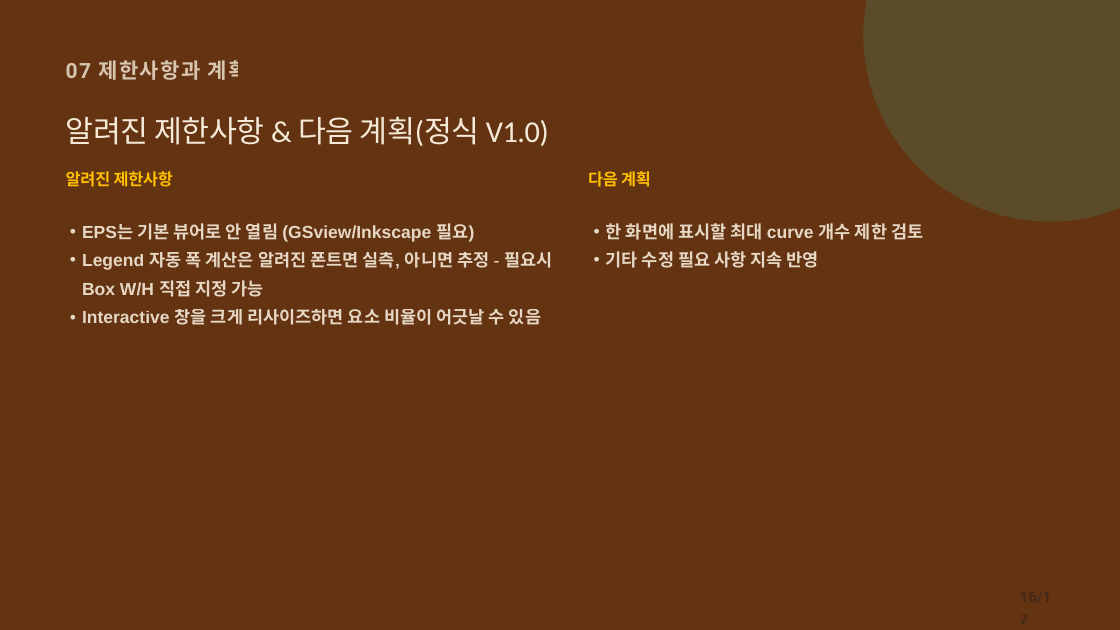
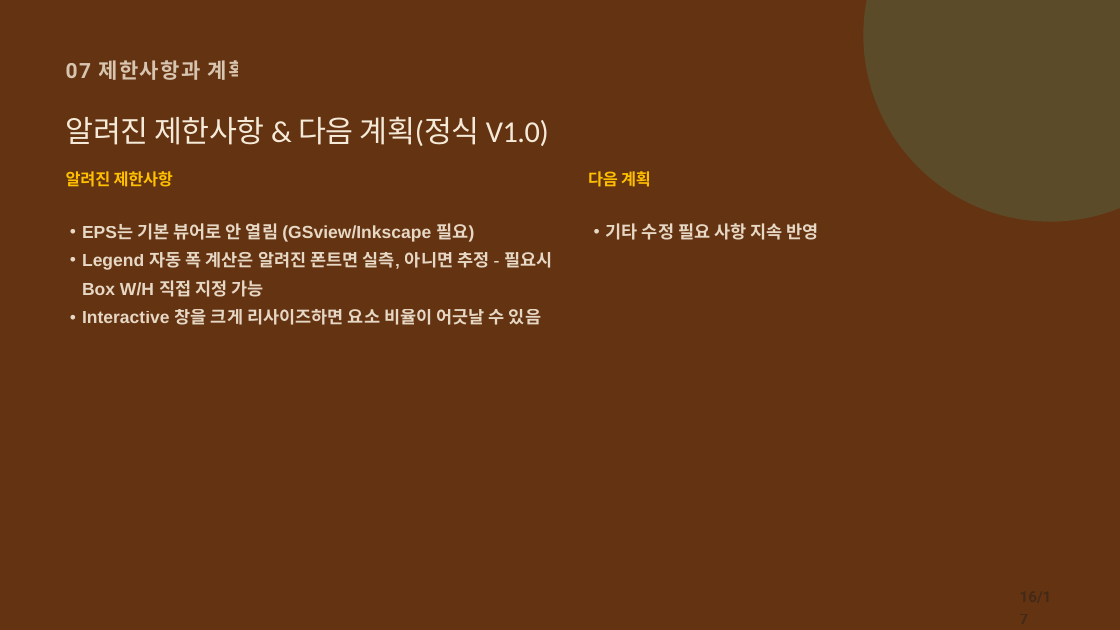
Before and after one commit to CWKIM113/CathPlot_Pub, a slide deck: slide 16 of CathPlot_Deck.pptx. Drawn at 1120x630 pixels with LibreOffice and Linux fonts; fonts in the diff are those of the drawing. Boxes give left, top, right and bottom in pixels: in the first picture for what was removed or moved away, otherwise in the second. Text is boxed around its words. In the diff, an @@ line names an element or a change of style, - is before the commit and + after.

```diff
--- a/CathPlot_Deck.pptx
+++ b/CathPlot_Deck.pptx
@@ text at (606,223,923,240): paragraph removed @@
-• 한 화면에 표시할 최대 curve 개수 제한 검토
```
Also in this commit, not shown: 3 other slides changed, 1 other file.
